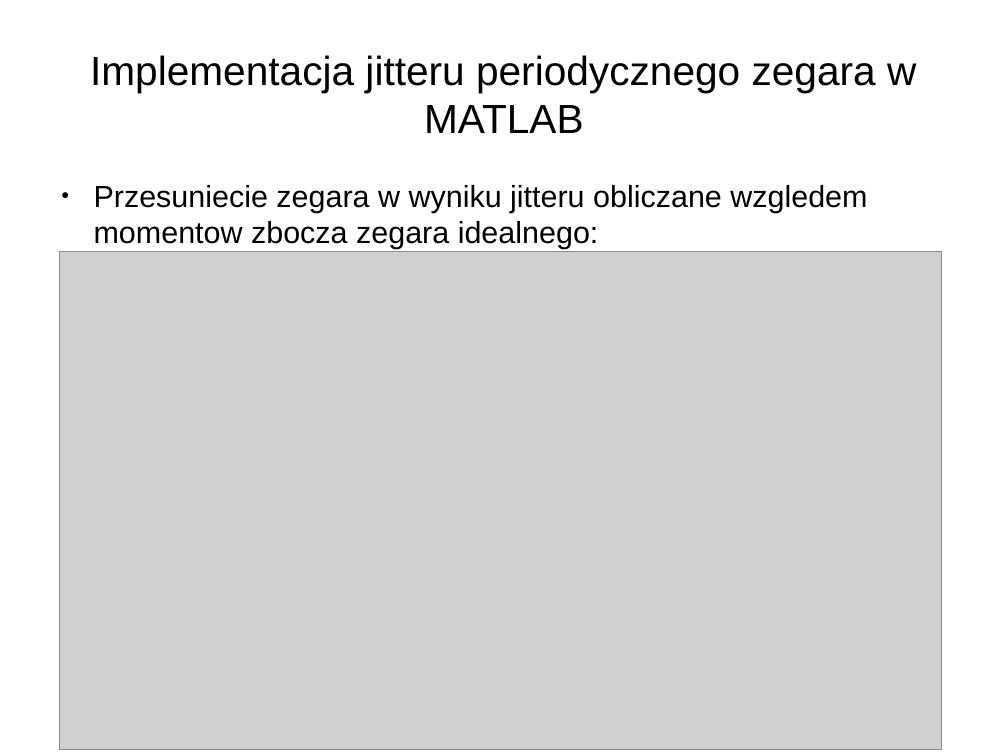
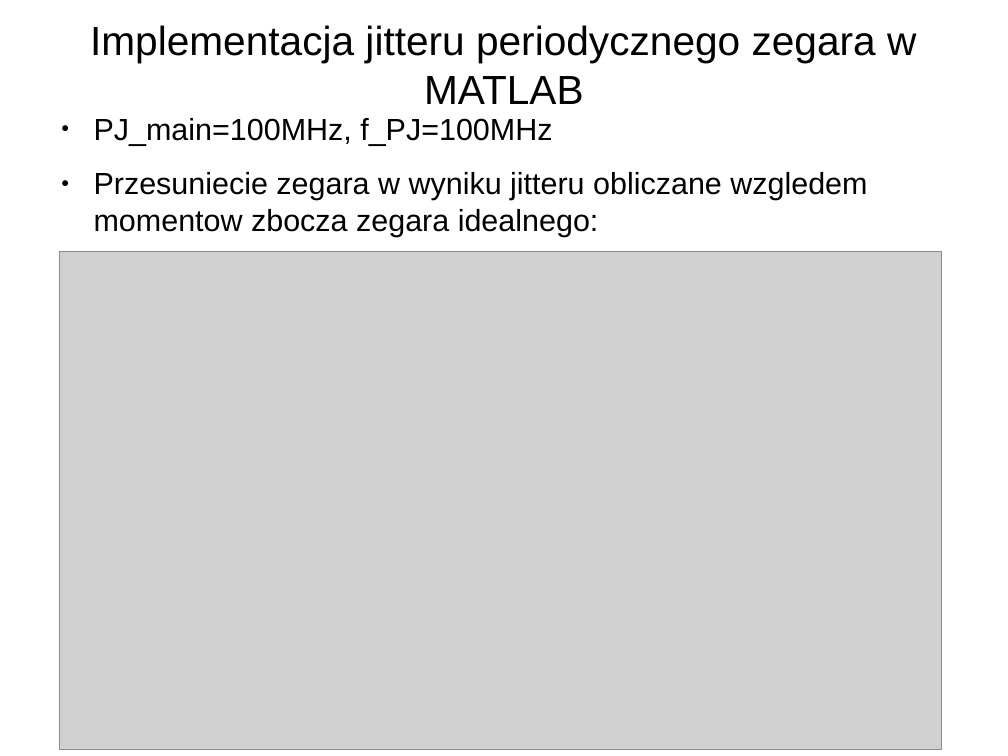
Before and after one commit to joannabp/ProjektSynopsys, a slide deck: slide 3 of Untitled 2.odp. Drawn at 1008x756 pixels with LibreOffice and Linux fonts; fonts in the diff are those of the drawing; grey boxes stand for pictures. Boxes give left, top, right and bottom in pixels: in the first picture for what was removed or moved away, otherwise in the second. Text is boxed around its words. In the diff, an @@ line names an element or a change of style, - is before the commit and + after.

```diff
--- a/Untitled 2.odp
+++ b/Untitled 2.odp
@@ title "Implementacja jitteru periodycznego zegara w ...": place and size @@
-title "Implementacja jitteru periodycznego zegara w ..." at <box>90,55,916,133</box>
+title "Implementacja jitteru periodycznego zegara w ..." at <box>90,25,916,104</box>
@@ text "PJ_main=100MHz, f_PJ=100MHz": place and size @@
-text "PJ_main=100MHz, f_PJ=100MHz" at <box>94,185,867,249</box>
+text "PJ_main=100MHz, f_PJ=100MHz" at <box>94,118,867,237</box>
@@ text at <box>94,118,552,146</box>: paragraph added @@
+● PJ_main=100MHz, f_PJ=100MHz
```
Also in this commit, not shown: 1 other slide changed, 2 slides added.
